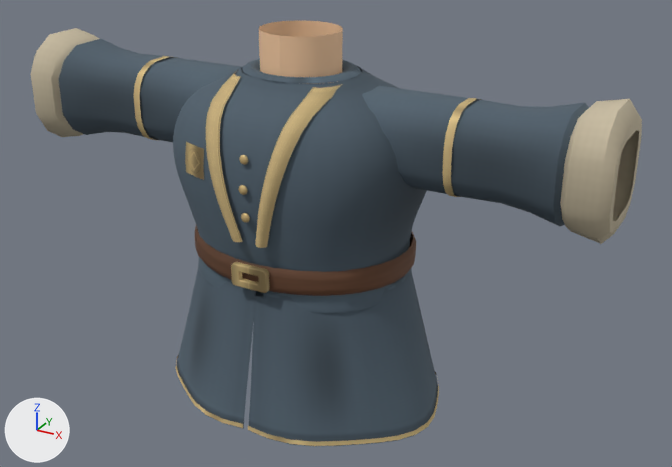
An edit to the glTF model src/assets/models/wardrobe/classes/modular/traje_mago_aurora.glb, drawn before and after from the same camera.
Both versions are drawn from a 50 mm lens placed at (1.157, -1.927, 1.782), pointed at (0.086, 0.019, 0.809). The lights are fixed; the arrows at lower left show +X, +Y and +Z. The older version comes first. Vertices at exactly the same position are counted once.

The first picture shows 'medieval-sleeve-l', 'medieval-sleeve-r', 'medieval-tunic', 'suit-upperarm-l' and 1 more.
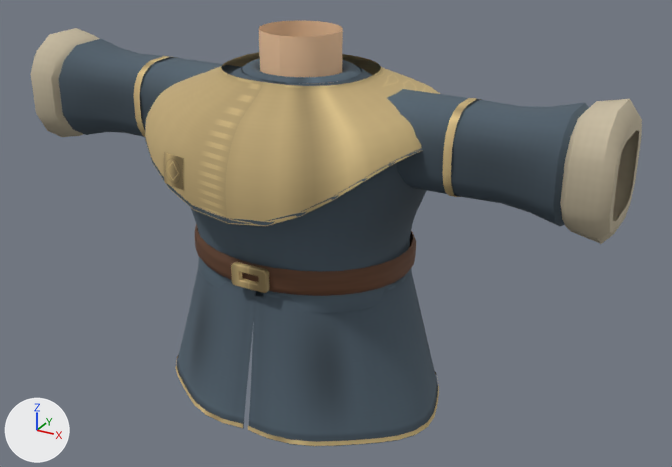
Diff of the bpy script that builds the scene:
```diff
--- a/src/assets/models/wardrobe/classes/modular/traje_mago_aurora.glb.py
+++ b/src/assets/models/wardrobe/classes/modular/traje_mago_aurora.glb.py
@@ me_medieval_tunic @@
 # used by ob_medieval_tunic; location = (0.0, 0.0, 0.0)
-me_medieval_tunic.from_pydata(...)  # 2726 vertices, 4820 faces; spans x -0.395..0.395, y -0.307..0.304, z 0.35..1.335
+me_medieval_tunic.from_pydata(...)  # 3393 vertices, 6060 faces; spans x -0.395..0.395, y -0.338..0.316, z 0.35..1.335
+# me_medieval_tunic part 1: a new loose piece of 792 vertices spanning x -0.387..0.387, y -0.338..0.316, z 0.95..1.242, in mat_tunictrim
+# me_medieval_tunic part 2: a new loose piece of 99 vertices spanning x -0.387..0.387, y -0.335..0.316, z 0.952..1.126, in mat_tunic
+# me_medieval_tunic part 3: a new loose piece of 72 vertices spanning x -0.195..-0.125, y -0.329..-0.303, z 1.008..1.082, in mat_brass
+# me_medieval_tunic part 4: the loose piece of 72 vertices spanning x -0.195..-0.125, y -0.25..-0.219, z 1.008..1.082 is deleted
+# me_medieval_tunic part 5: 252 vertices moved from x -0.335..0.335, y -0.252..0.252, z 0.813..1.151 to x -0.334..0.334, y -0.252..0.252, z 0.813..1.151; 224 vertices removed from x -0.152..0.152, y -0.278..-0.028, z 0.87..1.23
 me_medieval_tunic.materials.append(mat_tunic)
```

Boxes (x1, y1, x2, y2) around the edits, measured in the pictures (672 x 467 px; the box of a moved part takes in the faces that stretch with it):
'medieval-tunic', reshaped (11% wider): before (173, 20, 439, 446); after (145, 20, 440, 446)
part 1 of me_medieval_tunic, added (brown): after (145, 52, 440, 226)
part 2 of me_medieval_tunic, added: after (145, 122, 423, 225)
part 3 of me_medieval_tunic, added (brown): after (163, 152, 184, 190)
part 4 of me_medieval_tunic, deleted (brown): before (185, 142, 204, 180)
part 5 of me_medieval_tunic, moved or reshaped: before (173, 73, 426, 272); after (191, 163, 426, 271)
